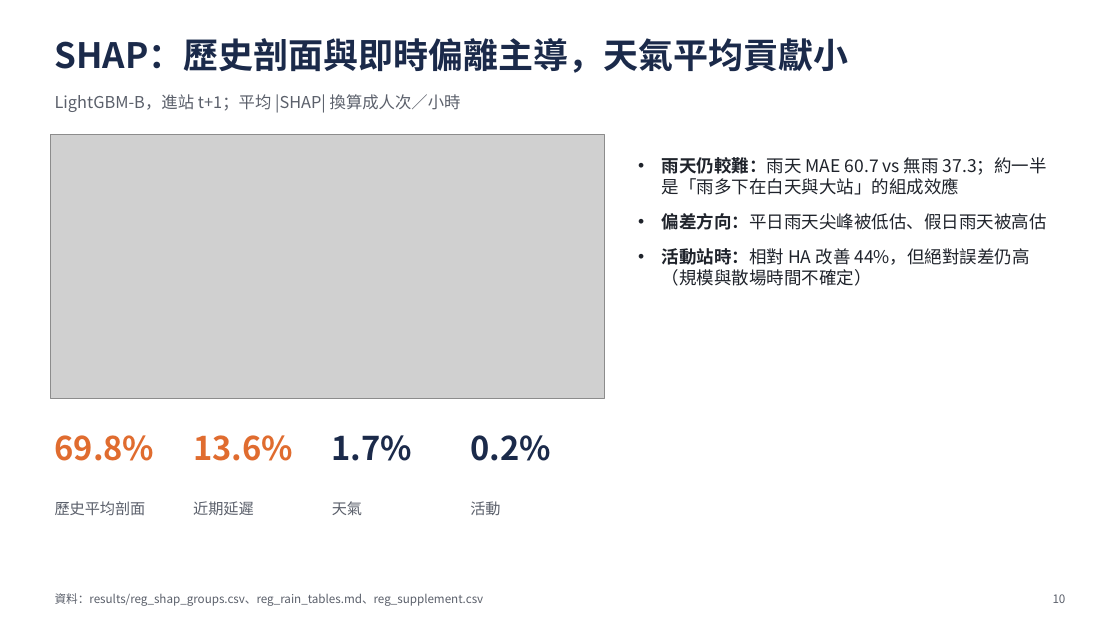
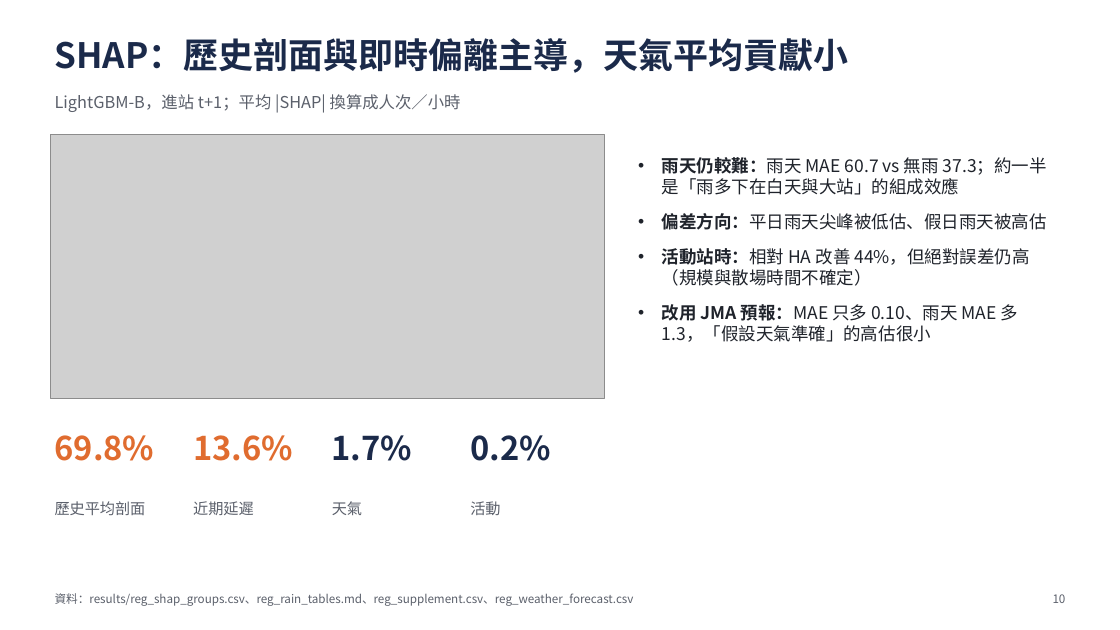
Before and after one commit to ChiJiun/taipei-mrt-crowd-forecast, a slide deck: slide 10 of report/slides.pptx. Drawn at 1120x630 pixels with LibreOffice and Linux fonts; fonts in the diff are those of the drawing; grey boxes stand for pictures. Boxes give left, top, right and bottom in pixels: in the first picture for what was removed or moved away, otherwise in the second. Text is boxed around its words. In the diff, an @@ line names an element or a change of style, - is before the commit and + after.

Commit message:
E: final - forecast-weather comparison, multi-month backtest with full weather, typhoon check; remove draft markers

```diff
--- a/report/slides.pptx
+++ b/report/slides.pptx
@@ text at [662, 304, 1018, 342]: paragraph added @@
+• 改用 JMA 預報：MAE 只多 0.10、雨天 MAE 多 1.3，「假設天氣準確」的高估很小
@@ text at [55, 593, 634, 606]: text changed @@
-資料：results/reg_shap_groups.csv、reg_rain_tables.md、reg_supplement.csv
+資料：results/reg_shap_groups.csv、reg_rain_tables.md、reg_supplement.csv、reg_weather_forecast.csv
```
Also in this commit, not shown: 1 other slide changed, 7 other files.
